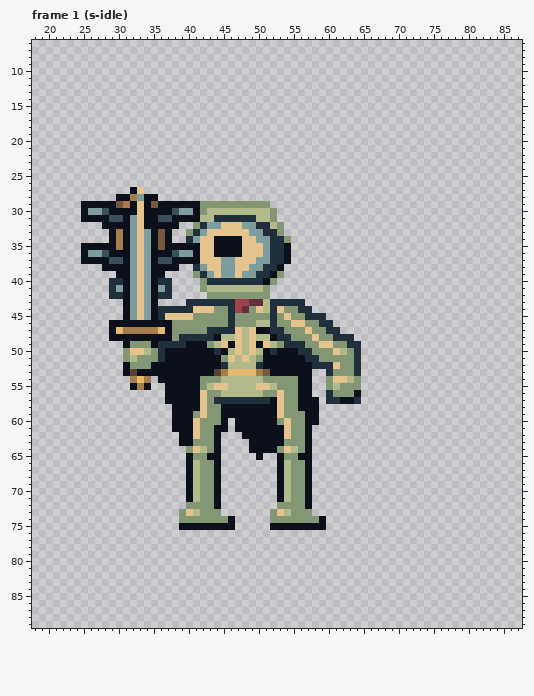
Pixel-art file, stored at art/enemy-abyss-0.aseprite. This is how it looked before the edit.
96x96 pixels, 128 frames. Colours within 5 levels of each other are drawn and written as one. Shown: frame 1 (s-idle): x 18..87, y 6..89. The commit also changed other frames, which this record leaves out.
New version:
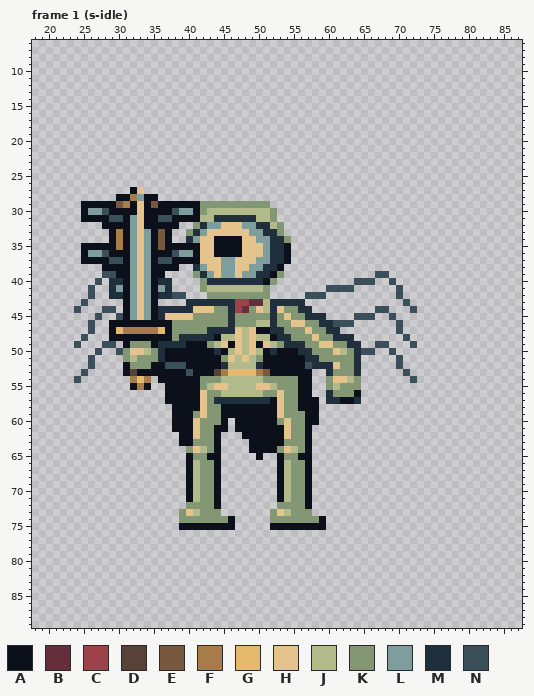
Palette (. is transparent): A #0b101b  B #652e3b  C #9d4249  D #57423a  E #77573d  F #a77c4b  G #e6ba6d  H #e4c38d  J #b2ba8b  K #839775  L #7e9d9d  M #202f3c  N #3b4f5b
Changes in this commit:
--- frame 1 (s-idle), layer "ink"
@@ x 18..87 @@
 38 ..........AAAALHLAAAA..MLHHLLHHLLMMA..................................
-39 ............AALHLAA....KMLHLLHLLMMAK..................................
-40 ...........MMALHLAMM....KMMMMMMMMAK...................................
-41 ...........MLALHLALM....KJJJJJJJJK....................................
-42 ...........MMALHLAMM.....KKKKKKKKK....................................
-43 .............ALHLA....MMMMMMMCCBBJMMMMM...............................
-44 .............ALHLAMMMMMHHHKKMCBKHJMHKKMM..............................
-45 .............ALHLAMHHHHKKKKKMKKKKKMKHKKMMM............................
-46 ...........AAAAAAAAAKKKKKKKKMKKKJJMKKHHKKMM...........................
-47 ...........AGFFFFFGAKKKKKMMMMHJHAAMMKKKHKKMM..........................
-48 ...........AAAAAAAAAKMMMMMAJJHJHJJAMMKKKHKKMMM........................
-49 .............AKKKAMMMMAAAKJHAHJHAHJKMMMKKHHKKMM.......................
-50 .............KHHJKMAAAAAAAMAJHJHJAMAAAMMKKKHJKM.......................
-51 .............KJKKKMAAAAAAAAKHJHJKAAAAAAMMKKKKKM.......................
-52 .............AKKKAAAAAAAAAAMJJJJMAAAAAAAMMMHKKM.......................
-53 .............ADAAAAAAAAAAADFGGGGFEAAAAAA..MKKKM.......................
-54 ..............FGF.AAAAAAKKKJJJJJJKKKKKAA..KHHJK.......................
+39 ..........NNAALHLAA....KMLHLLHLLMMAK.............NN...................
+40 .........N.MMALHLAMM....KMMMMMMMMAK...........NNN..N..................
+41 ........N..MLALHLALM....KJJJJJJJJK........NNNN......N.................
+42 ........N..MMALHLAMMNN...KKKKKKKKK.....NNN..........N.................
+43 .......N.....ALHLA....MMMMMMMCCBBJMMMMM..............N................
+44 ......N...NN.ALHLAMMMMMHHHKKMCBKHJMHKKMM.........NN...N...............
+45 .........N..NALHLAMHHHHKKKKKMKKKKKMKHKKMMM....NNN..N..................
+46 ........N..AAAAAAAAAKKKKKKKKMKKKJJMKKHHKKMMNNN......N.................
+47 ........N..AGFFFFFGAKKKKKMMMMHJHAAMMKKKHKKMM........N.................
+48 .......N...AAAAAAAAAKMMMMMAJJHJHJJAMMKKKHKKMMM.......N................
+49 ......N...NN.AKKKAMMMMAAAKJHAHJHAHJKMMMKKHHKKMM..NN...N...............
+50 .........N..NKHHJKMAAAAAAAMAJHJHJAMAAAMMKKKHJKMNN..N..................
+51 ........N....KJKKKMAAAAAAAAKHJHJKAAAAAAMMKKKKKM.....N.................
+52 ........N....AKKKAANNNAAAAAMJJJJMAAAAAANMMMHKKM.....N.................
+53 .......N.....ADAAAAAAANAAADFGGGGFEAAAAAA..MKKKM......N................
+54 ......N.......FGF.AAAAAAKKKJJJJJJKKKKKAA..KHHJK.......N...............
 55 ..............AFA..AAAAAKJHHJJJJHHJKKKAA..KJKKK.......................
Where, in picture pixels (left, top, right, bottom), the same in both pictures:
added: (74, 271, 123, 383)
changed: (305, 271, 417, 383)
added: (172, 292, 186, 299)
changed: (165, 362, 193, 376)
